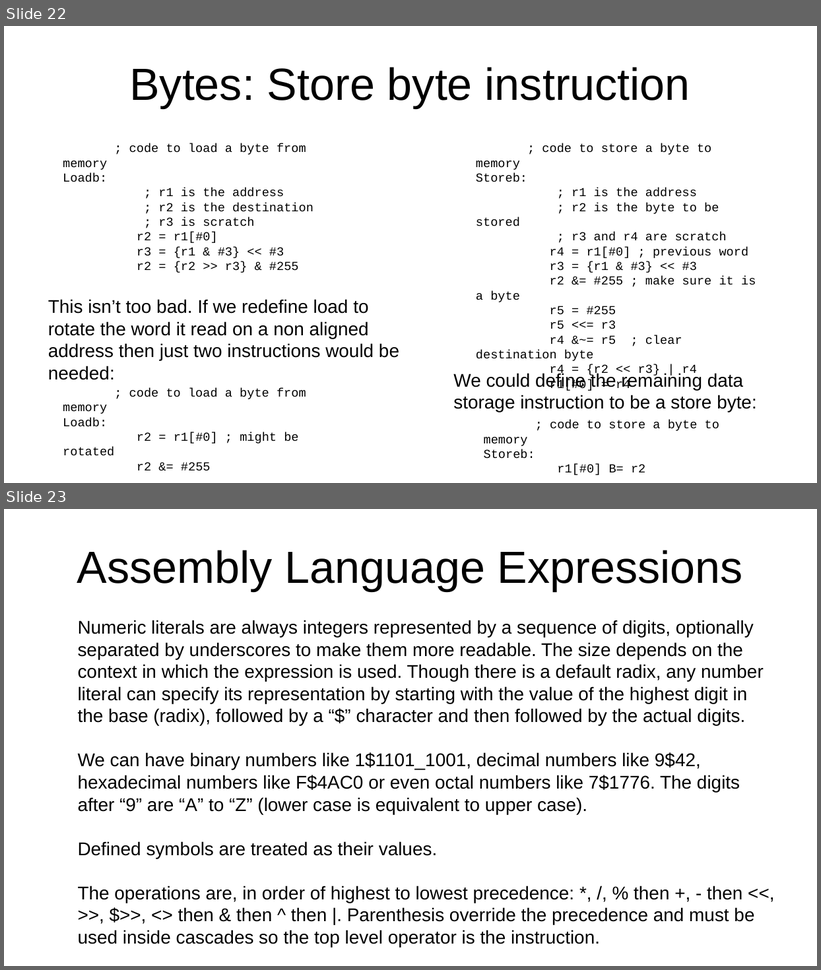
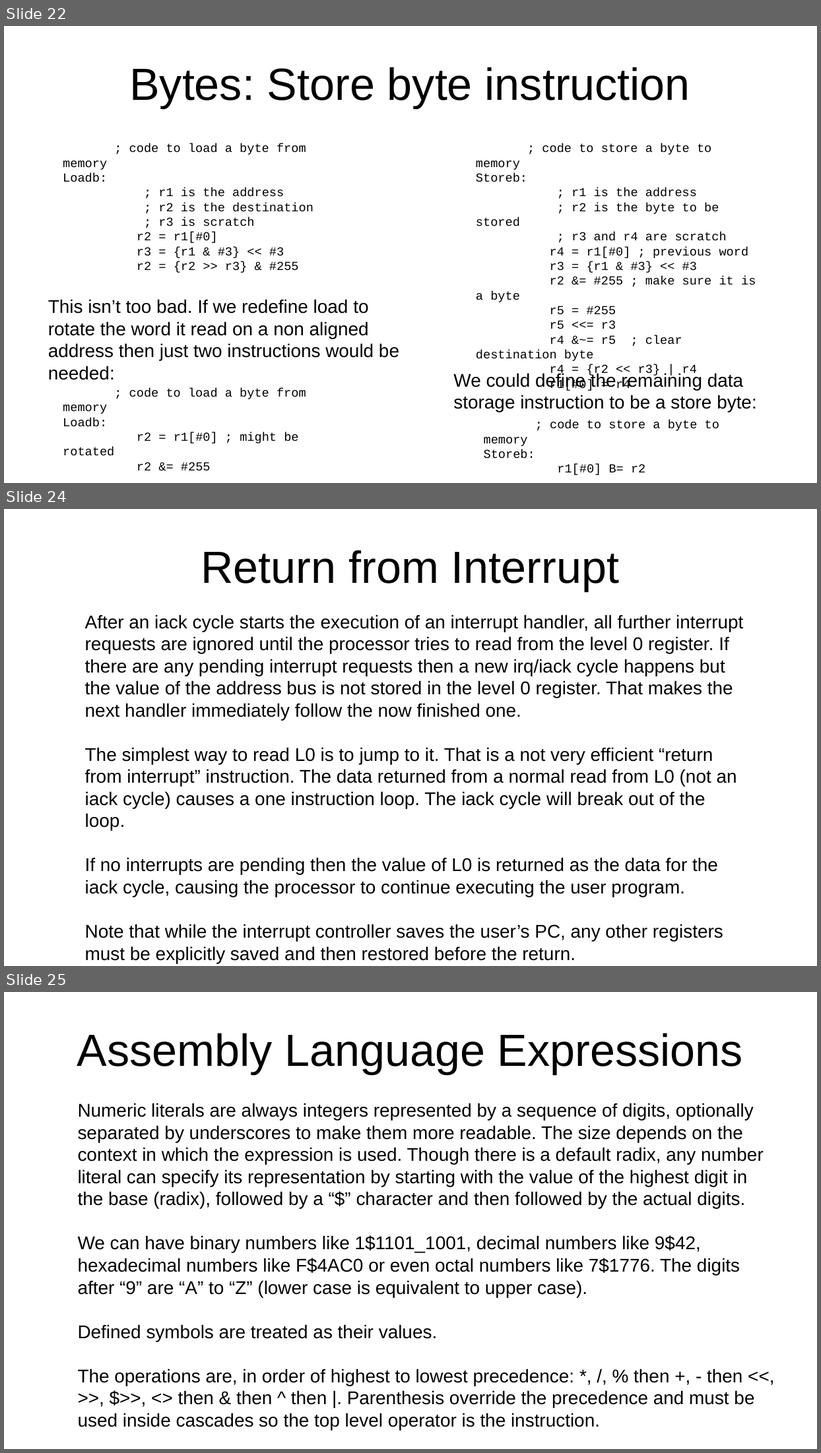
Before and after one commit to jeceljr/baby42, a slide deck: doc/baby42_slides.odp. Shown one above the other, each under a label of ours: slides 22 and 23 before the commit, slides 22, 24 and 25 after it; the slides between them are not shown. The pictures are 821x970 and 821x1453 pixels, drawn with LibreOffice and Linux fonts; fonts in the diff are those of the drawing. Boxes give left, top, right and bottom in pixels: in the first picture for what was removed or moved away, otherwise in the second. Text is boxed around its words. In the diff, an @@ line names an element or a change of style, - is before the commit and + after.

Commit message:
simple (if convoluted) interrupt scheme

```diff
--- a/doc/baby42_slides.odp
+++ b/doc/baby42_slides.odp
@@ slide 24 added at (x1=4, y1=509, x2=817, y2=966), background #FFFFFF @@
@@ title added at (x1=201, y1=550, x2=619, y2=591), 44 pt, text #000000 @@
+Return from Interrupt
@@ text added at (x1=85, y1=615, x2=743, y2=941), 18 pt, text #000000 @@
+After an iack cycle starts the execution of an interrupt handler, all further interrupt requests are ignored until the processor tries to read from the level 0 register. If there are any pending interrupt requests then a new irq/iack cycle happens but the value of the address bus is not stored in the level 0 register. That makes the next handler immediately follow the now finished one.
+The simplest way to read L0 is to jump to it. That is a not very efficient “return from interrupt” instruction. The data returned from a normal read from L0 (not an iack cycle) causes a one instruction loop. The iack cycle will break out of the loop.
+If no interrupts are pending then the value of L0 is returned as the data for the iack cycle, causing the processor to continue executing the user program.
+Note that while the interrupt controller saves the user’s PC, any other registers must be explicitly saved and then restored before the return.
@@ what was slide 23 is now slide 25 @@
```
Also in this commit, not shown: 2 slides changed, 1 other slide added, 1 other file.
